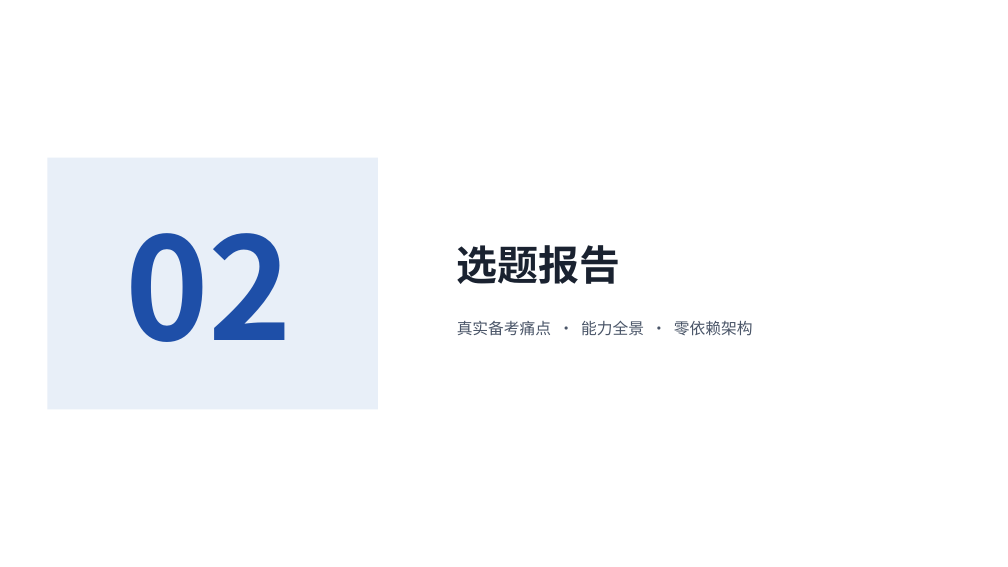
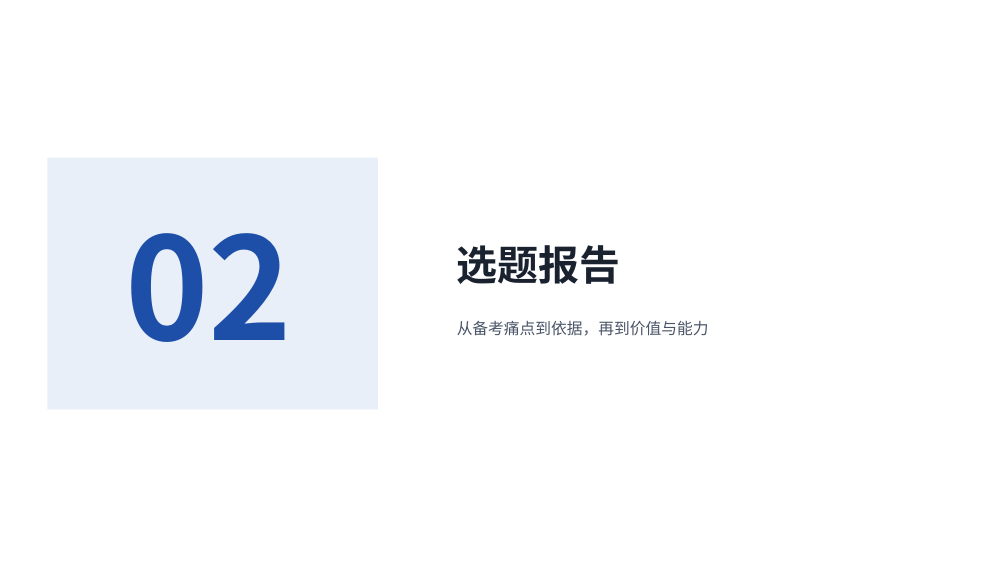
Before and after one commit to kecit33/ai-agent-study, a slide deck: slide 6 of docs/AI校园学习陪伴助手_团队展示与需求分析.pptx (slide 8 before the commit). Drawn at 1008x567 pixels with LibreOffice and Linux fonts; fonts in the diff are those of the drawing. Boxes give left, top, right and bottom in pixels: in the first picture for what was removed or moved away, otherwise in the second. Text is boxed around its words. In the diff, an @@ line names an element or a change of style, - is before the commit and + after.

```diff
--- a/docs/AI校园学习陪伴助手_团队展示与需求分析.pptx
+++ b/docs/AI校园学习陪伴助手_团队展示与需求分析.pptx
@@ text at [457, 321, 709, 336]: text changed @@
-真实备考痛点 · 能力全景 · 零依赖架构
+从备考痛点到依据，再到价值与能力
```
Also in this commit, not shown: 18 other slides changed, 3 slides added, 3 slides removed, 28 other files.
